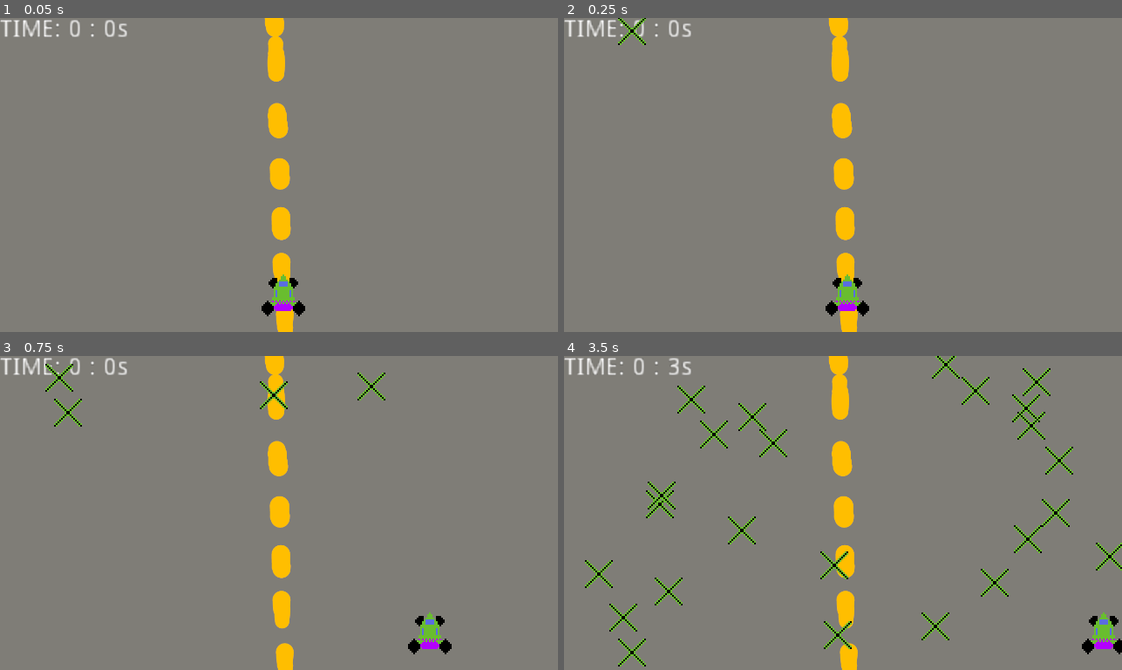
Above: before the commit, frames 1-4 (two rows, left to right).
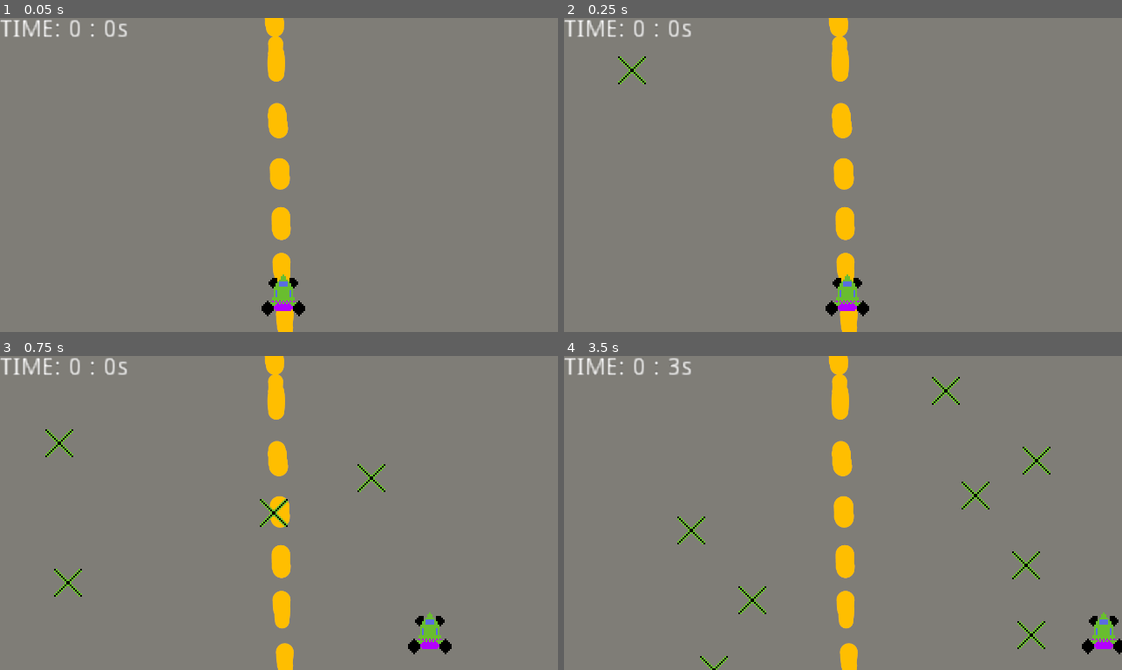
Above: after the commit, the same moments.

Repository: SzymanskiFilip/Racing2D-Godot
Game: Godot game, scene res://Scenes/GameScene.tscn
Same seed, same stepped clock (60 frames per second), same inputs: the game is played once before the commit and once after it.
Inputs:
- Up to frame 1 (0.05 s): no input
- Up to frame 2 (0.25 s): no input
- Up to frame 3 (0.75 s): hold Right (ui_right) from 0.53 s (still down)
- Up to frame 4 (3.5 s): release Right (ui_right) at 1.28 s; hold Left (ui_left) 1.28-2.03 s; hold Right (ui_right) from 2.03 s (still down)

Frame 1 is identical in both runs. In frame 2, 0.3% of the frame differs, in the area x 9-15%, y 0-22%; in frame 3, 1.2%; in frame 4, 4.7%, in the area x 3-100%, y 0-100%.

Commit message:
changed obstacle gravity speed

Diff:
--- a/Scenes/Obstacle.gd
+++ b/Scenes/Obstacle.gd
@@ -2,8 +2,7 @@
 
 
 func _physics_process(delta):
-	position.y += 50 * delta
-
+	position.y += 200 * delta
 
 func _on_VisibilityNotifier2D_screen_exited():
 	queue_free()
